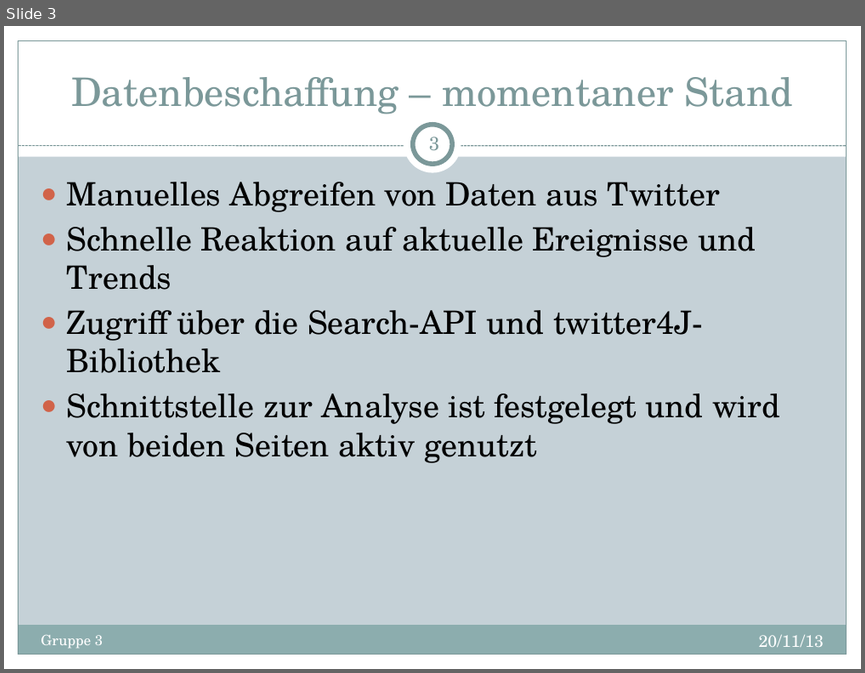
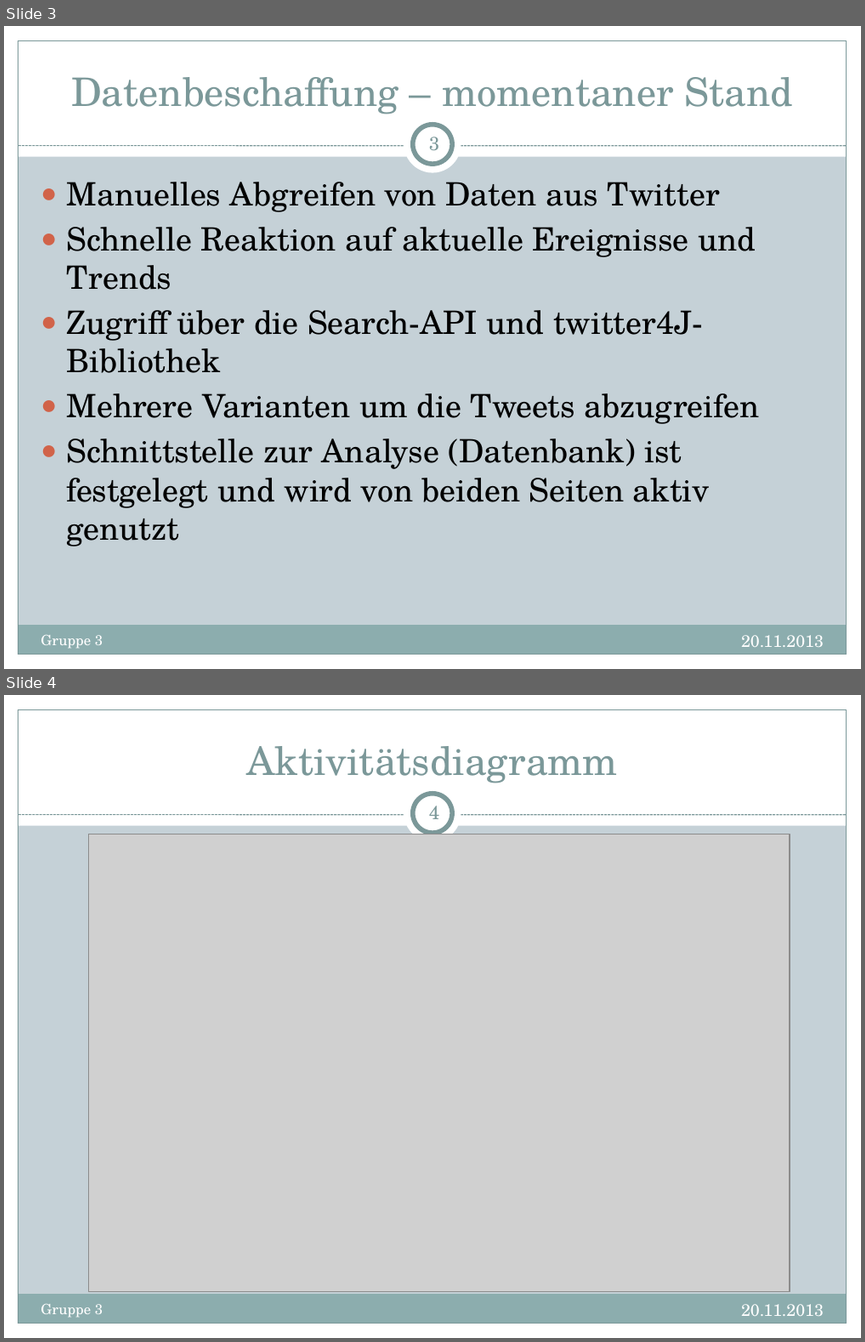
Before and after one commit to d-f/bugfree-octo-ironman, a slide deck: presentations/Termin2.pptx. Shown one above the other, each under a label of ours: slide 3 before the commit, slides 3 and 4 after it. The pictures are 865x673 and 865x1342 pixels, drawn with LibreOffice and Linux fonts; fonts in the diff are those of the drawing; grey boxes stand for pictures. Boxes give left, top, right and bottom in pixels: in the first picture for what was removed or moved away, otherwise in the second. Text is boxed around its words. In the diff, an @@ line names an element or a change of style, - is before the commit and + after.

```diff
--- a/presentations/Termin2.pptx
+++ b/presentations/Termin2.pptx
@@ slide 4 added at (4, 695, 861, 1338), background #C5D1D7; not listed: 9 template elements that a slide beside it also shows @@
@@ title added at (246, 746, 618, 783), 33 pt, text #7C999A @@
+Aktivitätsdiagramm
@@ page number added at (429, 805, 439, 819), 16 pt, text #7C999A @@
+4
@@ picture added at (88, 834, 789, 1292) @@
@@ text added at (41, 1304, 103, 1317), 12 pt, text #FFFFFF @@
+Gruppe 3
@@ text added at (741, 1304, 823, 1315), 14 pt, text #FFFFFF @@
+20.11.2013
@@ slide 3 changed as well @@
@@ text at (66, 393, 760, 546): text changed @@
-● Schnittstelle zur Analyse ist festgelegt und wird von beiden Seiten aktiv genutzt
+● Mehrere Varianten um die Tweets abzugreifen
+● Schnittstelle zur Analyse (Datenbank) ist festgelegt und wird von beiden Seiten aktiv genutzt
@@ text at (741, 635, 823, 646): text changed @@
-20/11/13
+20.11.2013
```
Also in this commit, not shown: 13 other slides changed, 2 other slides added, 1 other file.
